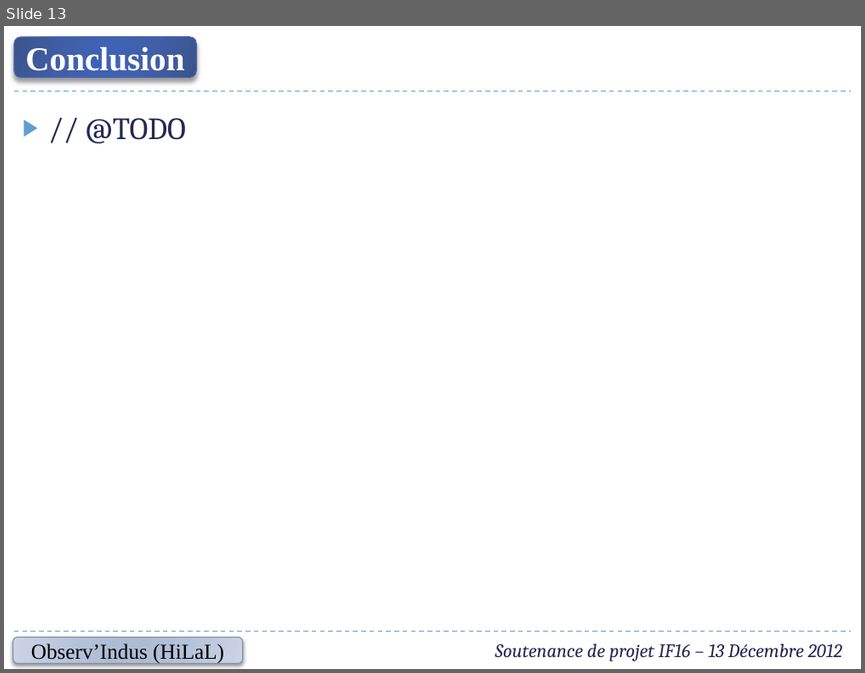
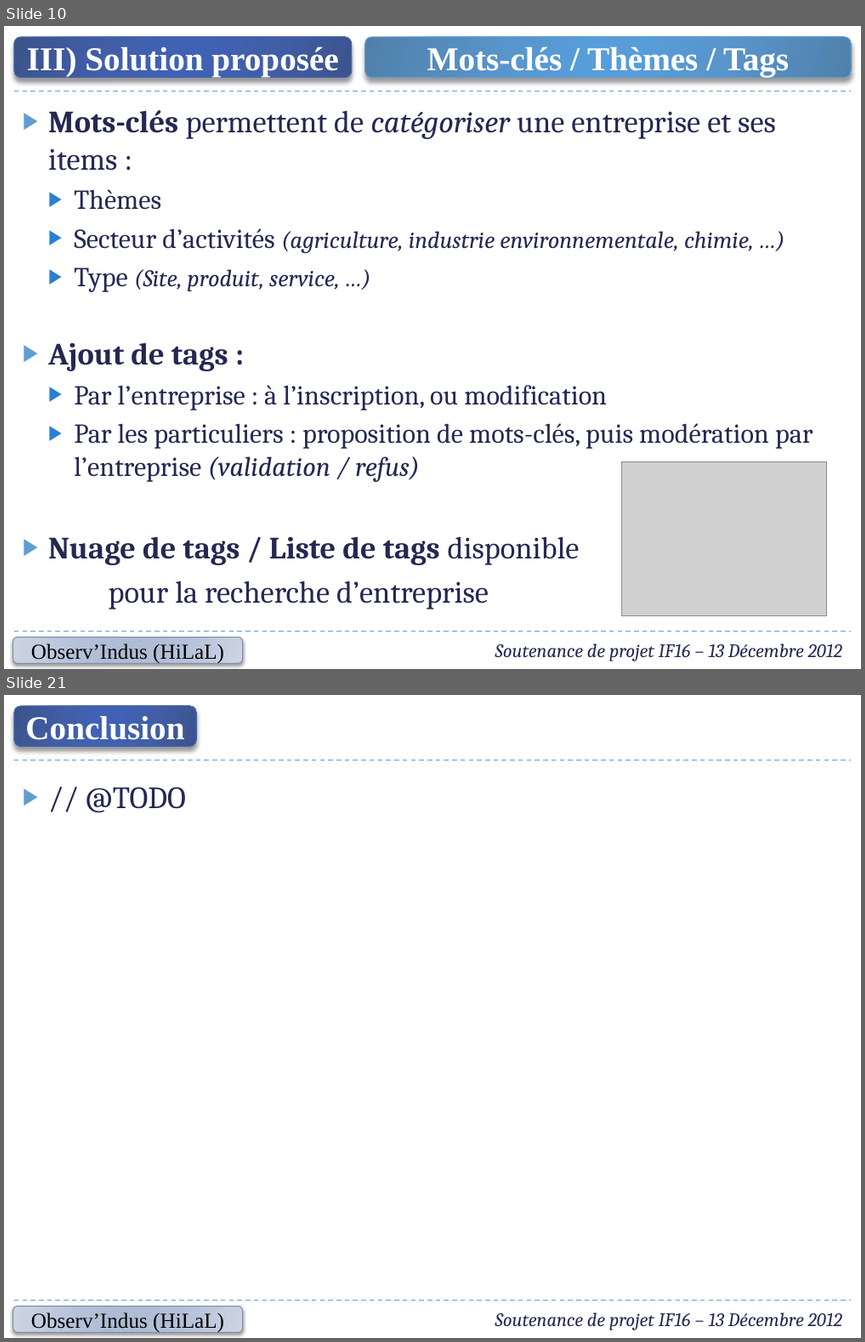
Before and after one commit to cahier/Observ, a slide deck: Presentations/IF16 - Soutenance (2012-12-13).pptx. Shown one above the other, each under a label of ours: slide 13 before the commit, slides 10 and 21 after it; the slides between them are not shown. The pictures are 865x673 and 865x1342 pixels, drawn with LibreOffice and Linux fonts; fonts in the diff are those of the drawing; grey boxes stand for pictures. Boxes give left, top, right and bottom in pixels: in the first picture for what was removed or moved away, otherwise in the second. Text is boxed around its words. In the diff, an @@ line names an element or a change of style, - is before the commit and + after.

Commit message:
Diaporama soutenance (premiere version)

```diff
--- a/Presentations/IF16 - Soutenance (2012-12-13).pptx
+++ b/Presentations/IF16 - Soutenance (2012-12-13).pptx
@@ slide 10 added at <box>4,26,861,669</box>, background #FFFFFF @@
@@ rounded rectangle added at <box>14,37,352,77</box>, fill gradient #3D538D to #425FA9 to #4162B5, outline #4A66AC 0.75 pt, 28 pt, text #FFFFFF, bold @@
+III) Solution proposée
@@ rounded rectangle added at <box>364,37,851,77</box>, fill gradient #5080AB to #5896CD to #589EDB, outline #629DD1 0.75 pt, 28 pt, text #FFFFFF, bold @@
+Mots-clés / Thèmes / Tags
@@ line added from (14, 91) to (851, 91), #629DD1 1 pt dashed @@
@@ text added at <box>48,110,813,609</box>, 23 pt, text #242852 @@
+▶ Mots-clés permettent de catégoriser une entreprise et ses items :
+  ▶ Thèmes
+  ▶ Secteur d’activités (agriculture, industrie environnementale, chimie, …)
+  ▶ Type (Site, produit, service, …)
+▶ Ajout de tags :
+  ▶ Par l’entreprise : à l’inscription, ou modification
+  ▶ Par les particuliers : proposition de mots-clés, puis modération par l’entreprise (validation / refus)
+▶ Nuage de tags / Liste de tags disponible
+pour la recherche d’entreprise
@@ picture added at <box>621,462,826,616</box> @@
@@ rounded rectangle added at <box>13,637,243,664</box>, fill gradient #CCD4E3 to #B6C2D9 to #AEBCD5, outline #7F8FA9 0.75 pt, 18 pt, text #000000 @@
+Observ’Indus (HiLaL)
@@ line added from (14, 631) to (851, 631), #629DD1 1 pt dashed @@
@@ text added at <box>495,643,842,661</box>, 16 pt, text #242852, italic @@
+Soutenance de projet IF16 – 13 Décembre 2012
@@ what was slide 13 is now slide 21 @@
```
Also in this commit, not shown: 4 slides changed, 9 other slides added, 2 slides removed.
